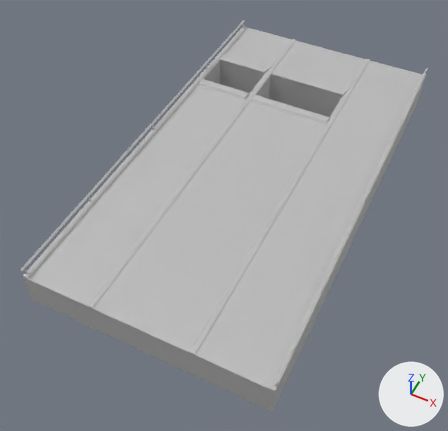
Renders of the FBX model Game Jam/Assets/Meshes/RoadHole_004.fbx from each side of a commit.
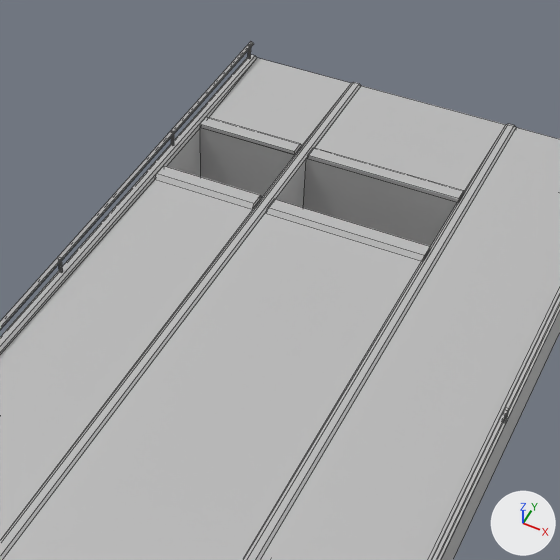
There are two pictures of each version: one whole from a 50 mm lens placed at (3.02, -7.25, 7.64), pointed at (-0.21, -0.77, -0.45), one close up on the part from 28% to 87% of the width and 0% to 62% of the height. Every picture has the same lights, and +X, +Y and +Z are marked at lower right. The close-ups show mesh edges as thin lines. Where no turn or scale is listed for an object, it has been applied to the vertices.

In view in the first close-up: 'RoadHole_004'.
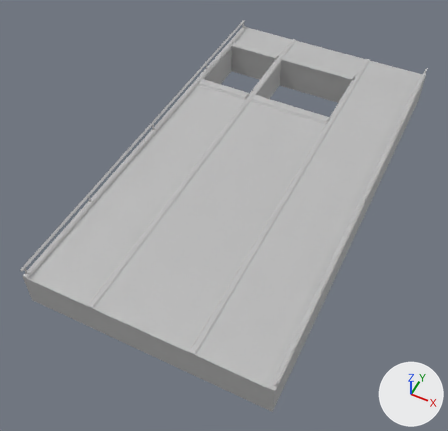
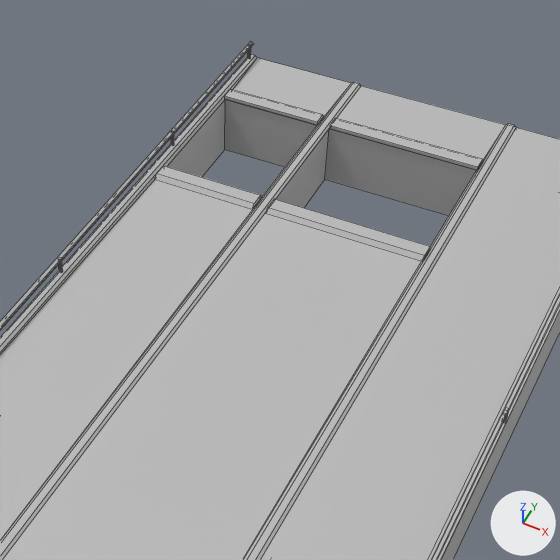
Where the change shows, as pixel boxes (x1, y1, x2, y2) in the close-ups (560 x 560 px; the box of a moved part takes in the faces that stretch with it):
part 1 of me_mesh, moved or reshaped: before (200, 117, 301, 155); after (224, 89, 324, 126)
part 2 of me_mesh, moved or reshaped: before (307, 148, 464, 202); after (329, 118, 483, 170)
part 3 of me_mesh, moved or reshaped: (0, 58, 506, 560) in both

What changed in the scene script:
```text
Change me_mesh:
    where me_mesh.from_pydata(...)  # 356 vertices, 216 faces; spans x -2.0..2.0, y -3.75..3.75, z -0.38..0.38
    used by ob_roadhole_004; location = (0.0, 0.0, 0.085)
    before: 4 (-0.88, 2.38, -0.38), 5 (-0.76, 2.38, -0.38), 11 (-1.88, 2.38, -0.38), 13 (-0.88, 2.38, 0.22) at pixel (294, 154), 14 (-1.88, 2.38, 0.22) at pixel (200, 127)
    before: 300 (-0.76, 2.38, 0.22) at pixel (306, 158), 316 (0.74, 2.38, -0.38), 317 (0.74, 2.38, 0.22) at pixel (457, 202)
    me_mesh part 1: the loose piece of 8 vertices spanning x -1.88..-0.88, y 2.37..2.55, z 0.21..0.25 is moved by (0.0, 0.54, 0.0)
    me_mesh part 2: the loose piece of 8 vertices spanning x -0.75..0.75, y 2.37..2.55, z 0.21..0.25 is moved by (0.0, 0.54, 0.0)
    me_mesh part 3
    add for i in [4, 5, 11, 13, 14, 300, 316, 317]: me_mesh.vertices[i].co += Vector((0.0, 0.55, 0.0))
```
